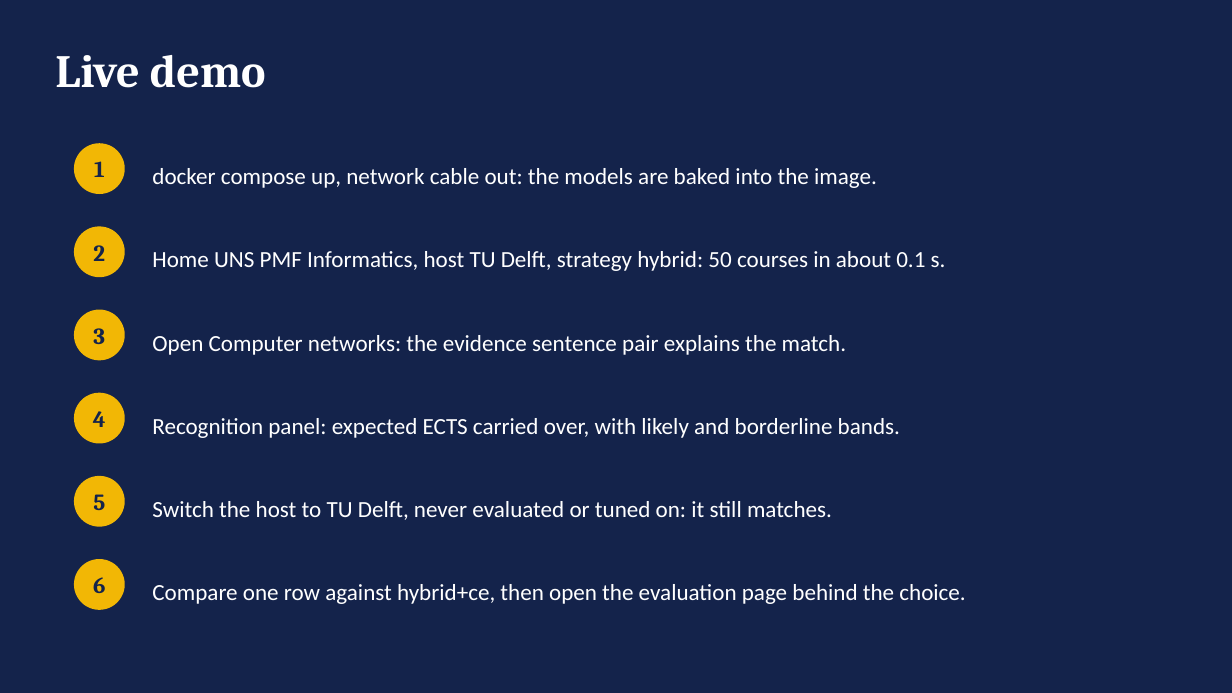
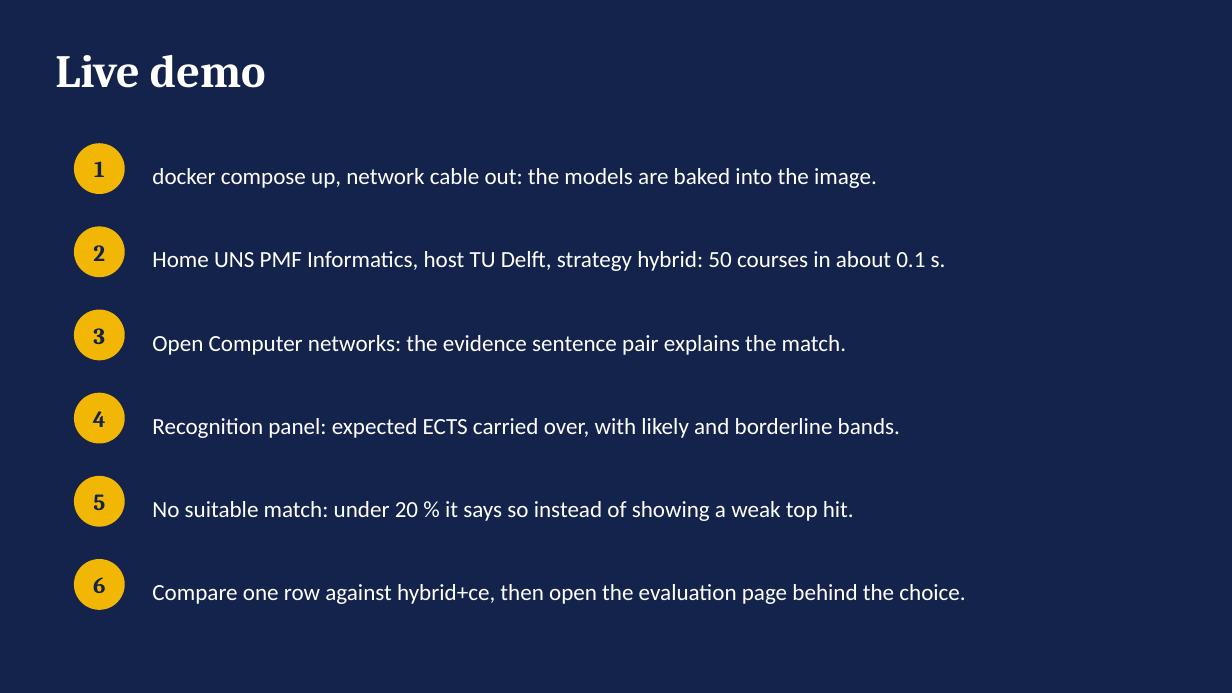
Before and after one commit to aleksandarhorvat/ErasmusGPT, a slide deck: slide 4 of docs/slides/erasmusgpt-defence.pptx. Drawn at 1232x693 pixels with LibreOffice and Linux fonts; fonts in the diff are those of the drawing. Boxes give left, top, right and bottom in pixels: in the first picture for what was removed or moved away, otherwise in the second. Text is boxed around its words. In the diff, an @@ line names an element or a change of style, - is before the commit and + after.

```diff
--- a/docs/slides/erasmusgpt-defence.pptx
+++ b/docs/slides/erasmusgpt-defence.pptx
@@ text at (152, 501, 854, 521): text changed @@
-Switch the host to TU Delft, never evaluated or tuned on: it still matches.
+No suitable match: under 20 % it says so instead of showing a weak top hit.
```
Also in this commit, not shown: 14 other files.
